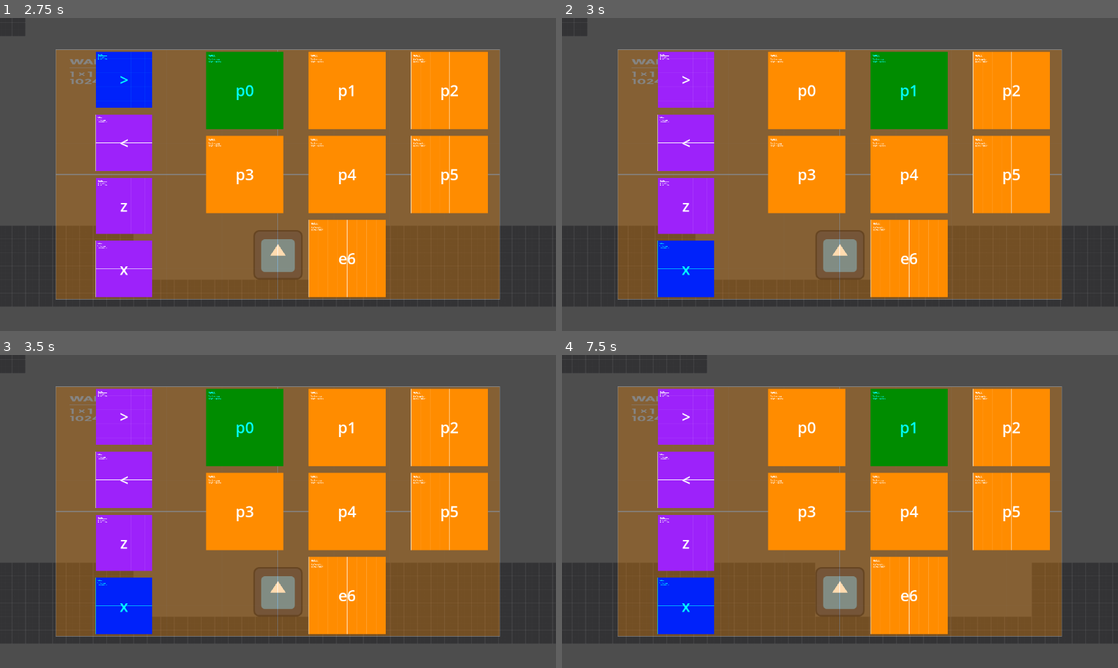
Above: before the commit, frames 1-4 (two rows, left to right).
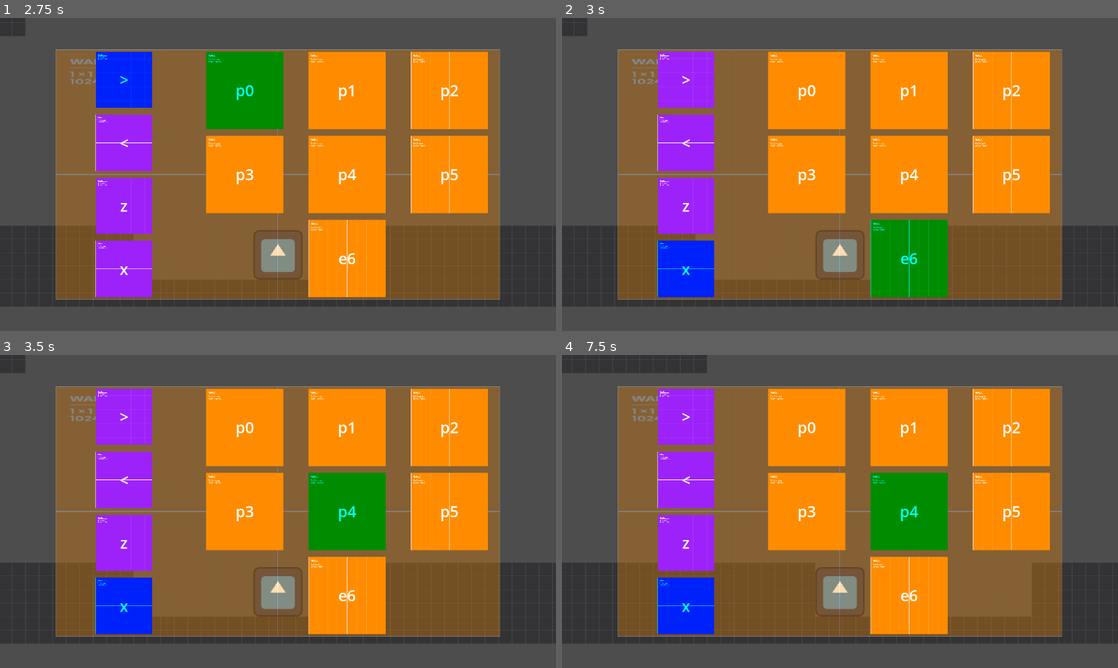
Above: after the commit, the same moments.

Repository: DionisisSchoinas/ldjam-58
Game: Godot game, scene res://scenes/levels/prototype_level.tscn
Two runs of this game, one before a commit and one after it. Both use one fixed random seed, a clock stepped at 60 frames per second and the inputs below. The engine's default icon, where the game draws it, is replaced by a stand-in: a white triangle on a blue panel in a dark square.
Inputs:
- Up to frame 1 (2.75 s): tap Enter at 0.5 s; hold Z (button_1) 0.53-1.28 s; hold D (d_right) 0.53-2.03 s; tap W (d_up) at 0.77, 1.52 s; tap X (button_2) at 1.35 s; hold A (d_left) from 2.03 s (still down); hold C (selection) from 2.03 s (still down)
- Up to frame 2 (3 s): tap Space at 2.75 s; release A (d_left) at 2.78 s; release C (selection) at 2.78 s; hold D (d_right) from 2.78 s (still down); tap Z (button_1) at 2.85 s
- Up to frame 3 (3.5 s): keep holding D (d_right); tap W (d_up) at 3.02 s
- Up to frame 4 (7.5 s): tap Enter at 3.5, 7.25 s; hold X (button_2) 3.53-4.28 s; tap W (d_up) at 3.77, 4.52, 6.02, 6.77 s; tap Space at 4.25 s; release D (d_right) at 4.28 s; hold A (d_left) 4.28-5.03 s; tap C (selection) at 4.35 s; hold D (d_right) 5.03-5.78 s; hold Z (button_1) 5.03-5.78 s; hold A (d_left) 5.78-7.28 s; tap X (button_2) at 5.85 s; hold C (selection) 6.53-7.28 s; hold D (d_right) from 7.28 s (still down); tap Z (button_1) at 7.35 s

Frame 1 is identical in both runs. In frame 2, 7.0% of the frame differs, in the area x 55-70%, y 10-90%; in frame 3, 7.0%; in frame 4, 7.0%.
Error before the commit: Invalid access to property or key '_power' on a base object of type 'Nil'. (res://scripts/ui/power_container.gd:27)

Commit message:
Fixed bug in menu

Diff:
--- a/scripts/ui/power_container.gd
+++ b/scripts/ui/power_container.gd
@@ -24,7 +24,12 @@
 		hightlight_next(3)
 
 func key_selected(index: int):
-	select_power(GlobalKeySelector.keys.get(index)._power._id)
+	var key_index = index
+	if index < 0:
+		key_index = GlobalKeySelector.keys.size()-1
+	elif index > GlobalKeySelector.keys.size()-1:
+		key_index = 0
+	select_power(GlobalKeySelector.keys.get(wrap_selected_index(key_index))._power._id)
 
 func select_power(index: int):
 	if powers == null || powers.is_empty():
